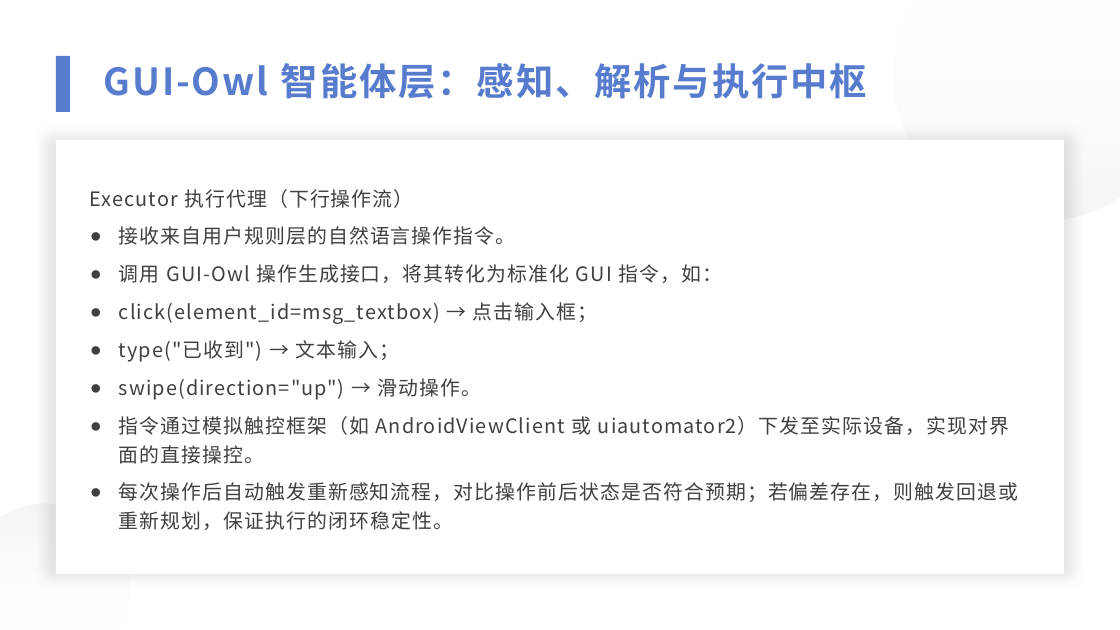
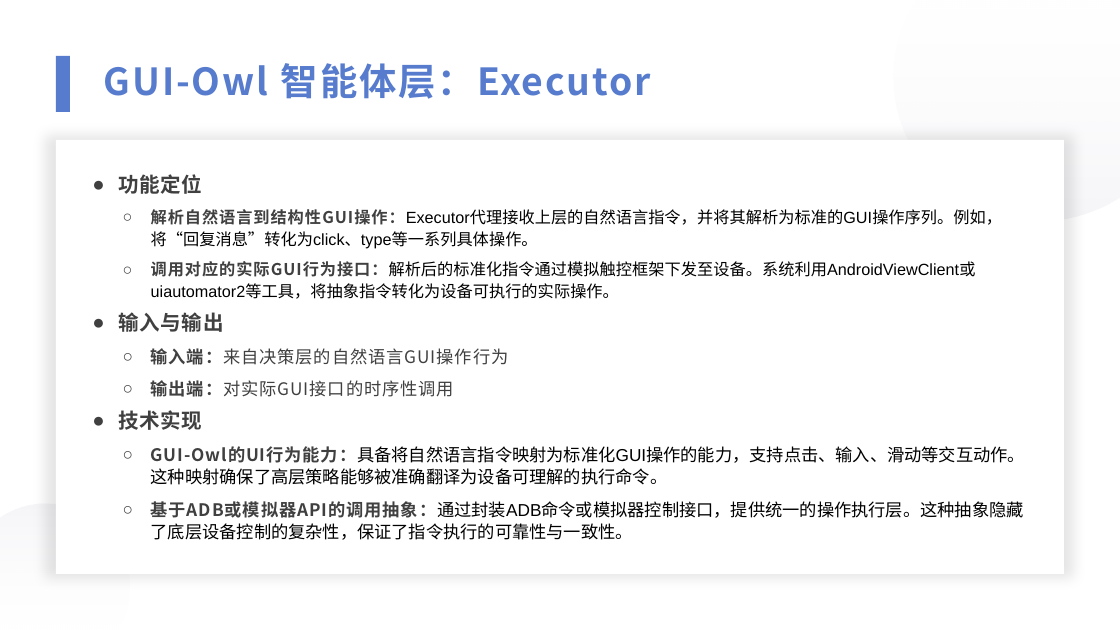
Before and after one commit to 221240008/2025_AI_projrct, a slide deck: slide 10 of 中期展示.pptx. Drawn at 1120x630 pixels with LibreOffice and Linux fonts; fonts in the diff are those of the drawing. Boxes give left, top, right and bottom in pixels: in the first picture for what was removed or moved away, otherwise in the second. Text is boxed around its words. In the diff, an @@ line names an element or a change of style, - is before the commit and + after.

```diff
--- a/中期展示.pptx
+++ b/中期展示.pptx
@@ text at bbox=[104, 63, 651, 99]: text changed @@
-GUI-Owl 智能体层：感知、解析与执行中枢
+GUI-Owl 智能体层：Executor
@@ text at bbox=[118, 174, 1025, 540]: text changed; size 17 to 14.8 pt; font Noto Sans CJK SC to Arial; text colour #404040 to #000000 @@
-2. Executor 执行代理（下行操作流）
-● 接收来自用户规则层的自然语言操作指令。
-● 调用 GUI-Owl 操作生成接口，将其转化为标准化 GUI 指令，如：
-● click(element_id=msg_textbox) → 点击输入框；
-● type("已收到") → 文本输入；
-● swipe(direction="up") → 滑动操作。
-● 指令通过模拟触控框架（如 AndroidViewClient 或 uiautomator2）下发至实际设备，实现对界面的直接操控。
-● 每次操作后自动触发重新感知流程，对比操作前后状态是否符合预期；若偏差存在，则触发回退或重新规划，保证执行的闭环稳定性。
+● 功能定位
+  ○ 解析自然语言到结构性GUI操作：Executor代理接收上层的自然语言指令，并将其解析为标准的GUI操作序列。例如，将“回复消息”转化为click、type等一系列具体操作。
+  ○ 调用对应的实际GUI行为接口：解析后的标准化指令通过模拟触控框架下发至设备。系统利用AndroidViewClient或uiautomator2等工具，将抽象指令转化为设备可执行的实际操作。
+● 输入与输出
+  ○ 输入端：来自决策层的自然语言GUI操作行为
+  ○ 输出端：对实际GUI接口的时序性调用
+● 技术实现
+  ○ GUI-Owl的UI行为能力：具备将自然语言指令映射为标准化GUI操作的能力，支持点击、输入、滑动等交互动作。这种映射确保了高层策略能够被准确翻译为设备可理解的执行命令。
+  ○ 基于ADB或模拟器API的调用抽象：通过封装ADB命令或模拟器控制接口，提供统一的操作执行层。这种抽象隐藏了底层设备控制的复杂性，保证了指令执行的可靠性与一致性。
```
Also in this commit, not shown: 7 other slides changed, 1 other file.
